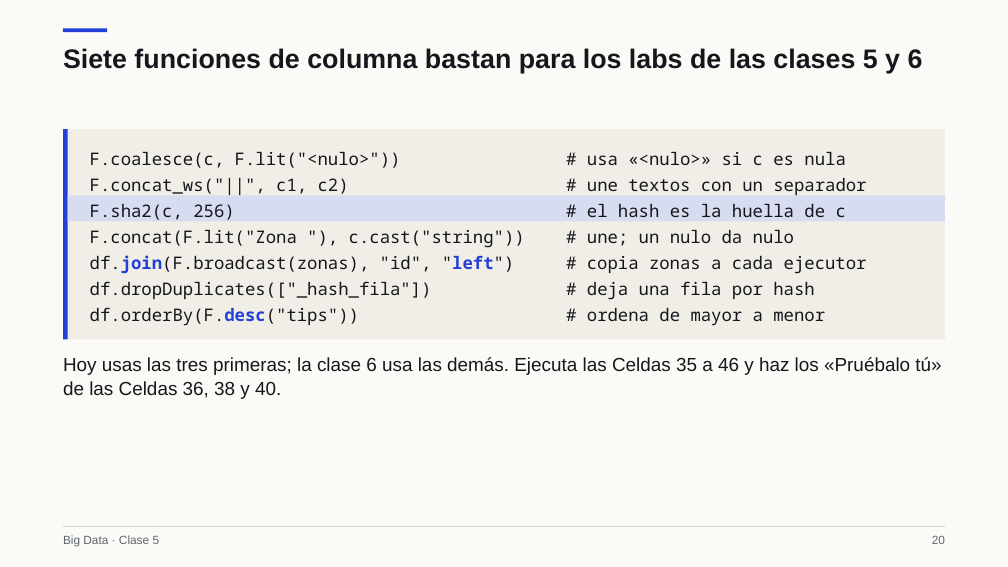
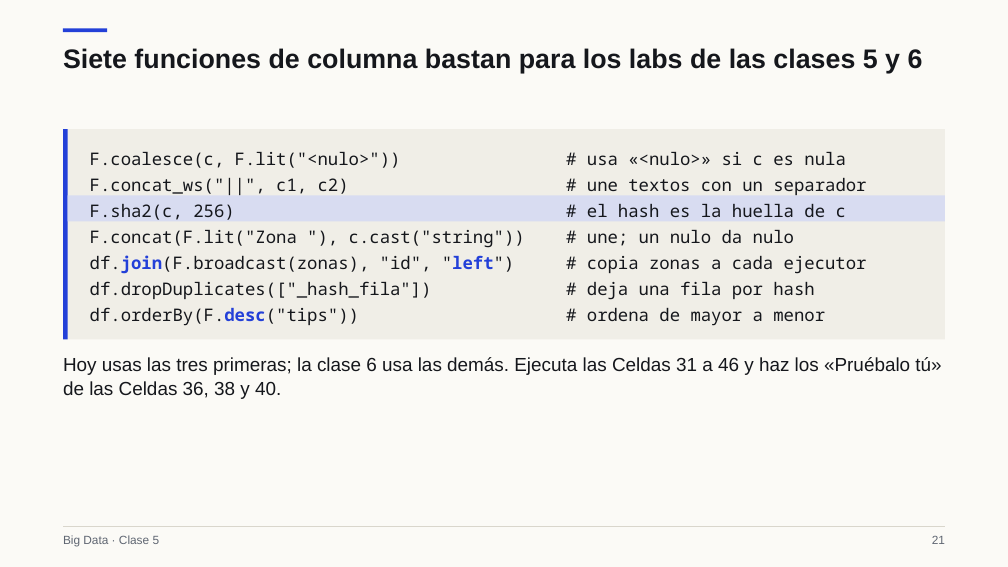
Before and after one commit to Apaezc/bigdata-udem-2026, a slide deck: slide 21 of curso/clase05/deck/slides.pptx (slide 20 before the commit). Drawn at 1008x567 pixels with LibreOffice and Linux fonts; fonts in the diff are those of the drawing. Boxes give left, top, right and bottom in pixels: in the first picture for what was removed or moved away, otherwise in the second. Text is boxed around its words. In the diff, an @@ line names an element or a change of style, - is before the commit and + after.

```diff
--- a/curso/clase05/deck/slides.pptx
+++ b/curso/clase05/deck/slides.pptx
@@ text at (x1=63, y1=357, x2=941, y2=399): text changed @@
-Hoy usas las tres primeras; la clase 6 usa las demás. Ejecuta las Celdas 35 a 46 y haz los «Pruébalo tú» de las Celdas 36, 38 y 40.
+Hoy usas las tres primeras; la clase 6 usa las demás. Ejecuta las Celdas 31 a 46 y haz los «Pruébalo tú» de las Celdas 36, 38 y 40.
@@ text at (x1=932, y1=536, x2=945, y2=544): text changed @@
-20
+21
```
Also in this commit, not shown: 38 other slides changed, 3 slides added, 5 other files.
